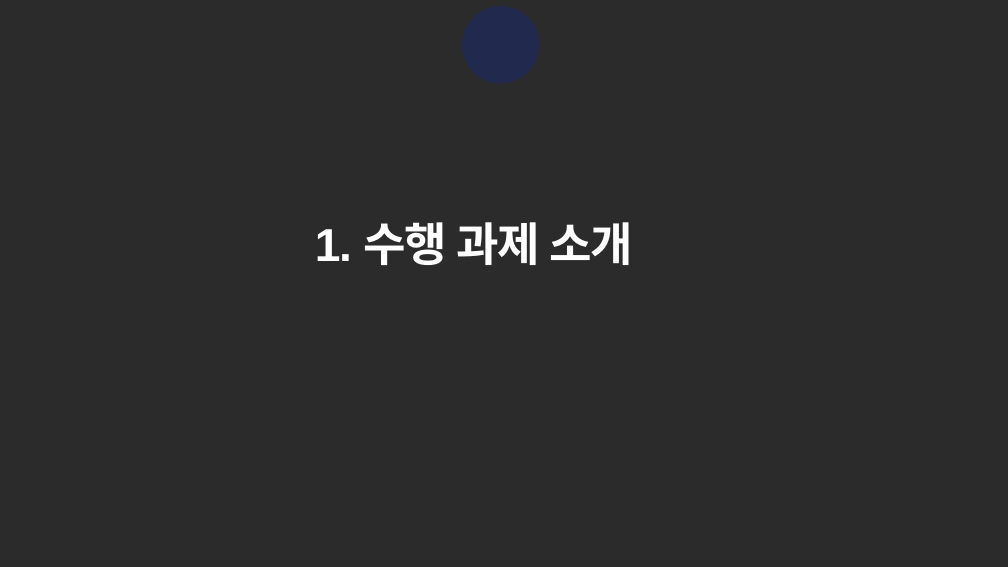
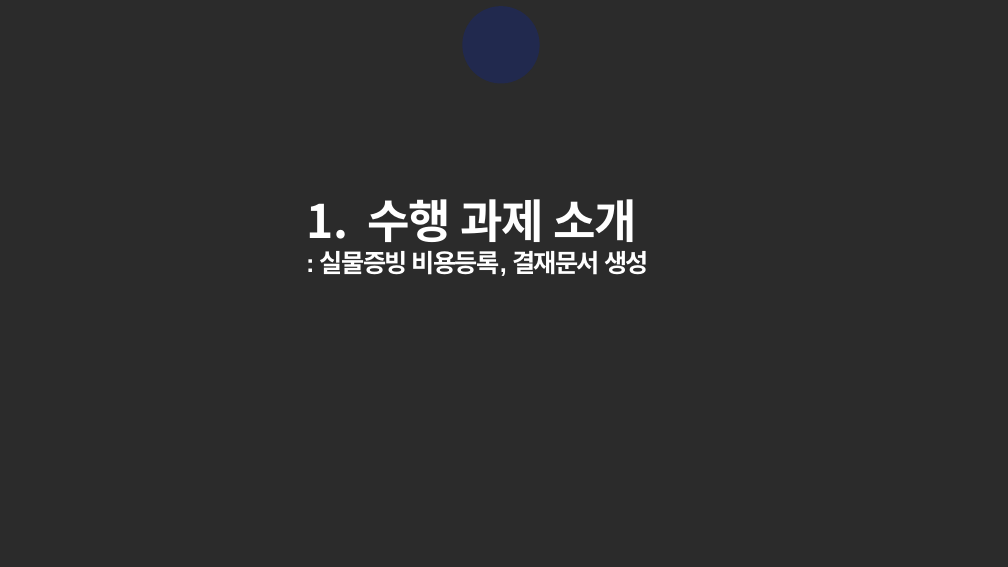
Before and after one commit to KimSolYi/WJ_PRACTICE, a slide deck: slide 3 of 인턴 수행과제 결과발표.pptx. Drawn at 1008x567 pixels with LibreOffice and Linux fonts; fonts in the diff are those of the drawing; background and template pictures are left out; a plain dark background stands for a picture behind light text. Boxes give left, top, right and bottom in pixels: in the first picture for what was removed or moved away, otherwise in the second. Text is boxed around its words. In the diff, an @@ line names an element or a change of style, - is before the commit and + after.

```diff
--- a/인턴 수행과제 결과발표.pptx
+++ b/인턴 수행과제 결과발표.pptx
@@ text at [320, 199, 649, 276]: text changed; size 44 to 24 pt @@
-1. 수행 과제 소개
+1. 수행 과제 소개
+: 실물증빙 비용등록, 결재문서 생성
```
Also in this commit, not shown: 11 other slides changed, 1 slide added, 1 other file.
